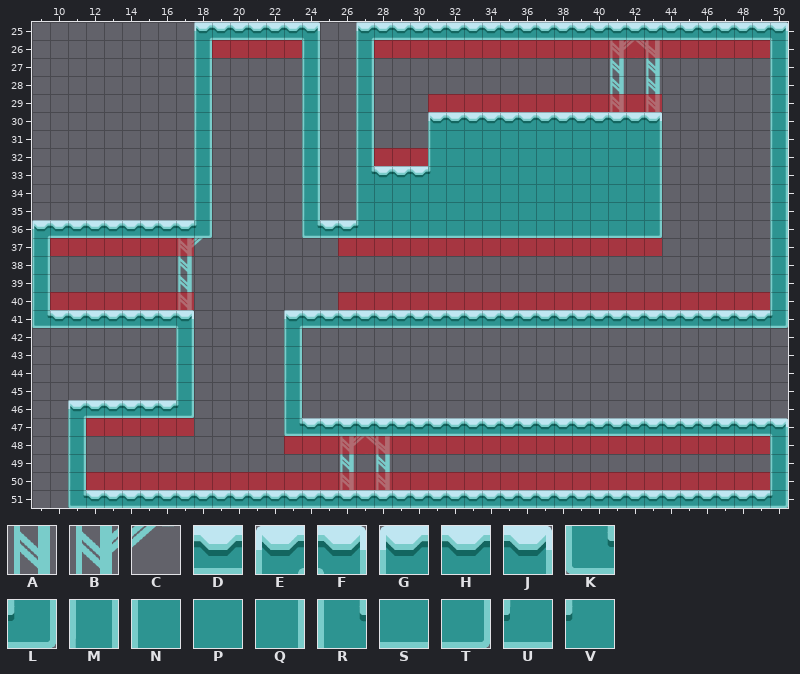
Two versions of a level (Tiled map (JSON), assets/jsons/levels/level7.json). The picture above was drawn from the file before the commit.
Cells are 64x64 px. Shown: x 9..50, y 25..51.
Key: from "supports": A 0 "supports", B 4 "supports", C 5 "supports"; from "terrain": D 2 "terrain", E 4 "terrain", F 5 "terrain", G 12 "terrain", H 13 "terrain", J 14 "terrain", K 15 "terrain", L 16 "terrain", M 22 "terrain", N 23 "terrain", P 24 "terrain", Q 25 "terrain", R 26 "terrain", S 35 "terrain", T 36 "terrain", U 37 "terrain", V 40 "terrain".
_ is an empty cell.
Layers that did not change in this view are not listed.
Layer "Terrain" before, first column x 9:
25 _________EDDDDDF__EDDDDDDDDDDDDDDDDDDDDDDF
26 _________M_____M__M______________________M
27 _________M_____M__M______________________M
28 _________M_____M__M______________________M
29 _________M_____M__M______________________M
30 _________M_____M__M___GHHHHHHHHHHHJ______M
31 _________M_____M__M___NPPPPPPPPPPPQ______M
32 _________M_____M__M___NPPPPPPPPPPPQ______M
33 _________M_____M__RHHHVPPPPPPPPPPPQ______M
34 _________M_____M__NPPPPPPPPPPPPPPPQ______M
35 _________M_____M__NPPPPPPPPPPPPPPPQ______M
36 EDDDDDDDDL_____KDDUSSSSSSSSSSSSSSST______M
37 M________________________________________M
38 M________________________________________M
39 M________________________________________M
40 M________________________________________M
41 KDDDDDDDF_____EDDDDDDDDDDDDDDDDDDDDDDDDDDL
42 ________M_____M___________________________
43 ________M_____M___________________________
44 ________M_____M___________________________
45 ________M_____M___________________________
46 __EDDDDDL_____M___________________________
47 __M___________KDDDDDDDDDDDDDDDDDDDDDDDDDDF
48 __M______________________________________M
49 __M______________________________________M
50 __M______________________________________M
51 __KDDDDDDDDDDDDDDDDDDDDDDDDDDDDDDDDDDDDDDL
The result:
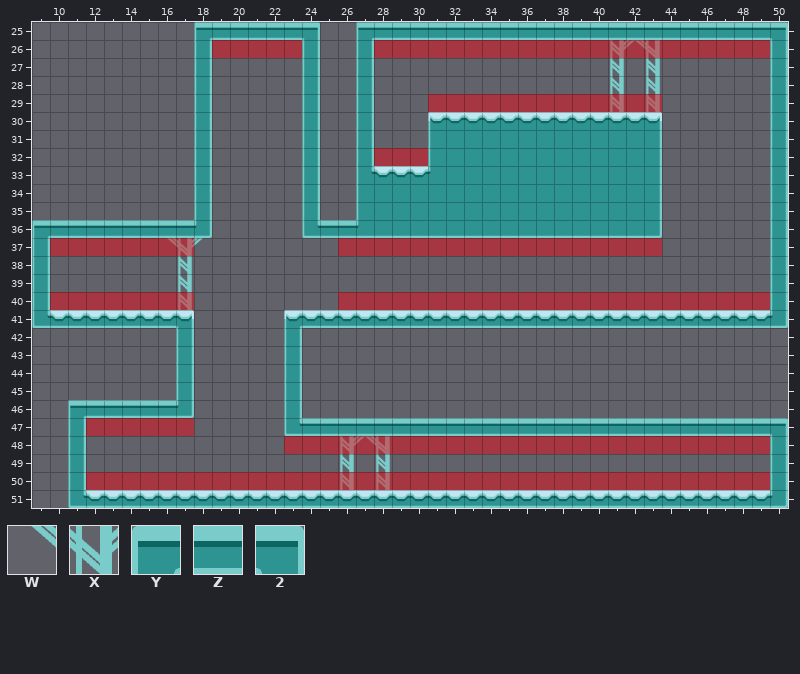
Further tiles: from "supports": W 6 "supports", X 8 "supports"; from "terrain": Y 19 "terrain", Z 20 "terrain", 2 21 "terrain".
Commit: fixing ceiling tiles and supports
What changed:
Layer "Terrain":
The edit turns tile F into tile 2 in row 25 at x 24 and 50; in row 47 at x 50.
The edit turns tile E into tile Y in row 25 at x 18 and 27; in row 36 at x 9; in row 46 at x 11.
The edit turns tile D into tile Z in row 25 at x 19 to 23 and 28 to 49; in row 36 at x 10 to 17 and 25 to 26; in row 46 at x 12 to 16; in row 47 at x 24 to 49.
Layer "Supports":
There is now tile W in row 37 at x 16.
The edit turns tile B into tile X in row 37 at x 17.
Changed places in both pictures, as pixel boxes (x1, y1, x2, y2):
changed: (194, 22, 320, 34)
changed: (356, 22, 788, 34)
changed: (32, 220, 194, 256)
changed: (320, 220, 356, 232)
changed: (68, 400, 176, 412)
changed: (302, 418, 788, 430)
